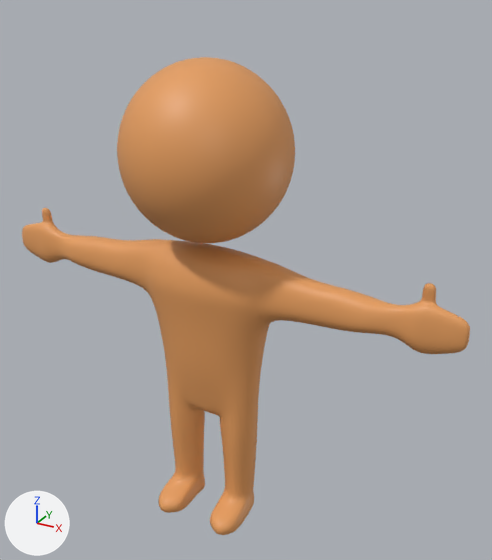
The Blender file Content/Models/Humanoid.blend as it was, and as the next commit left it.
The view is the same before and after, from a 50 mm camera at (1.73, -2.75, 2.83) aimed at (0.15, 0.12, 1.39). Lighting does not change. The marker at lower left points along +X, +Y and +Z.

Names of what the first picture shows: 'Body', 'Head'.
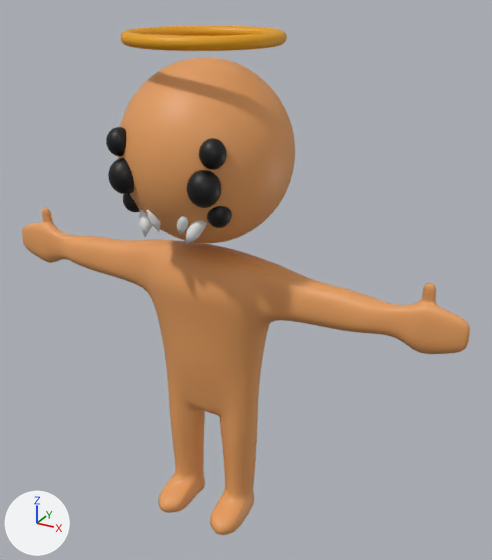
Boxes [x1, y1, x2, y2] around the edits, measured in the pictures (492 x 560 px):
'Halo', shown (orange)
    after: [120, 26, 287, 51]
'Eyes', shown (black)
    after: [106, 127, 232, 228]
'Teeth', shown
    after: [139, 209, 207, 245]

Edits to the bpy script that builds the scene:
```text
Change ob_eyes:
    remove ob_eyes.hide_set(True)
Change ob_halo:
    remove ob_halo.hide_set(True)
Change ob_teeth:
    remove ob_teeth.hide_set(True)
```
